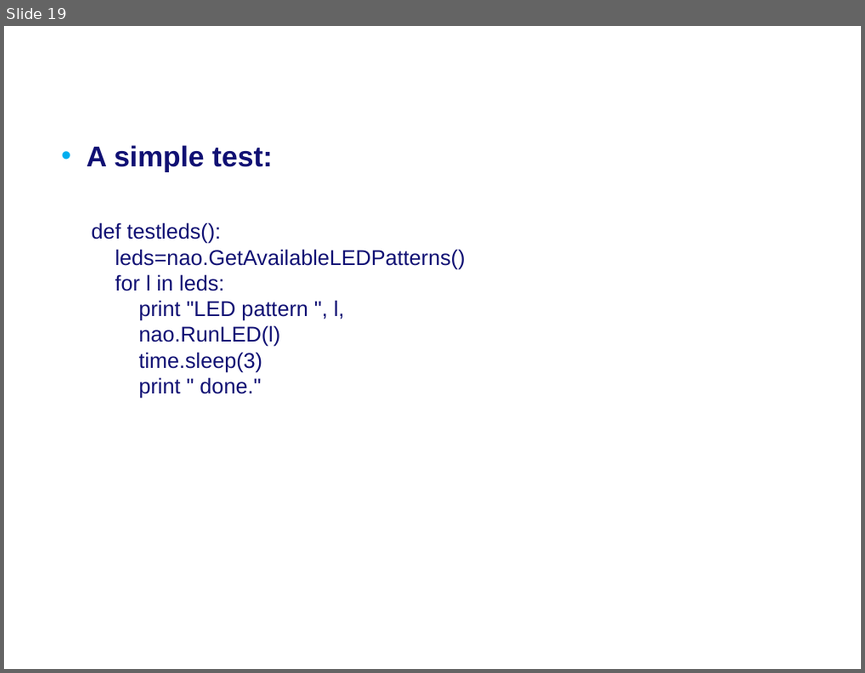
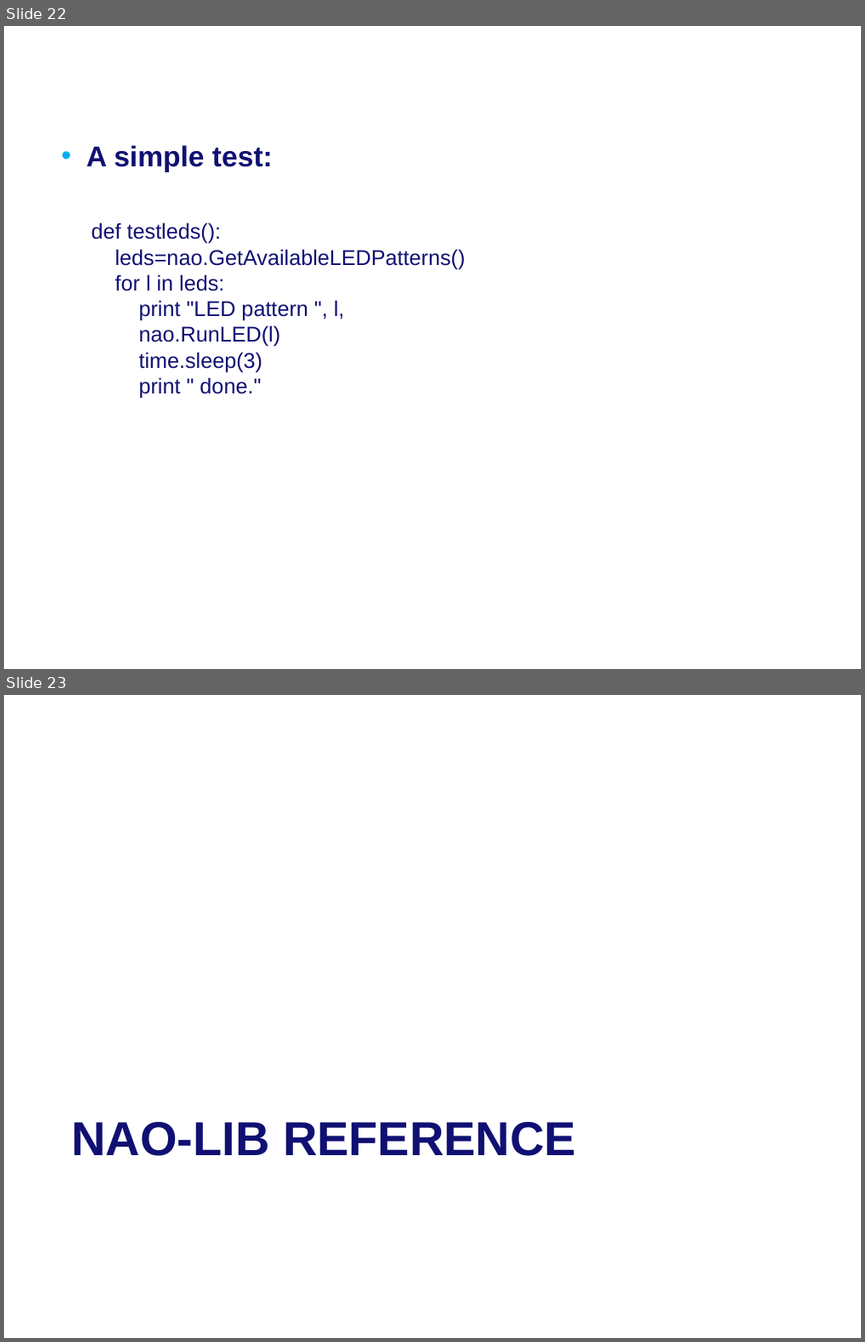
Before and after one commit to Rctue/nao-lib, a slide deck: Manual nao-lib.pptx. Shown one above the other, each under a label of ours: slide 19 before the commit, slides 22 and 23 after it. The pictures are 865x673 and 865x1342 pixels, drawn with LibreOffice and Linux fonts; fonts in the diff are those of the drawing; background and template pictures are left out. Boxes give left, top, right and bottom in pixels: in the first picture for what was removed or moved away, otherwise in the second. Text is boxed around its words. In the diff, an @@ line names an element or a change of style, - is before the commit and + after.

```diff
--- a/Manual nao-lib.pptx
+++ b/Manual nao-lib.pptx
@@ slide 23 added at (4, 695, 861, 1338), background #FFFFFF @@
@@ title added at (72, 1122, 576, 1156), 40 pt, text #101073, bold @@
+NAO-LIB REFERENCE
@@ what was slide 19 is now slide 22 @@
```
Also in this commit, not shown: 2 slides changed, 6 other slides added, 4 other files.
